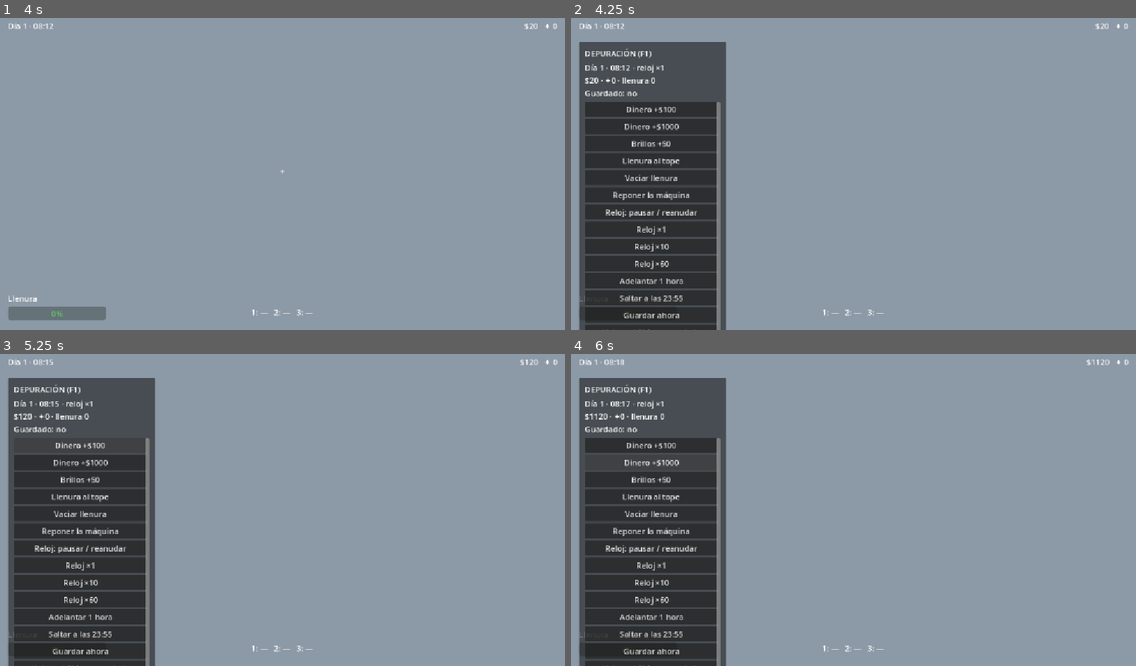
Above: before the commit, frames 1-4 (two rows, left to right).
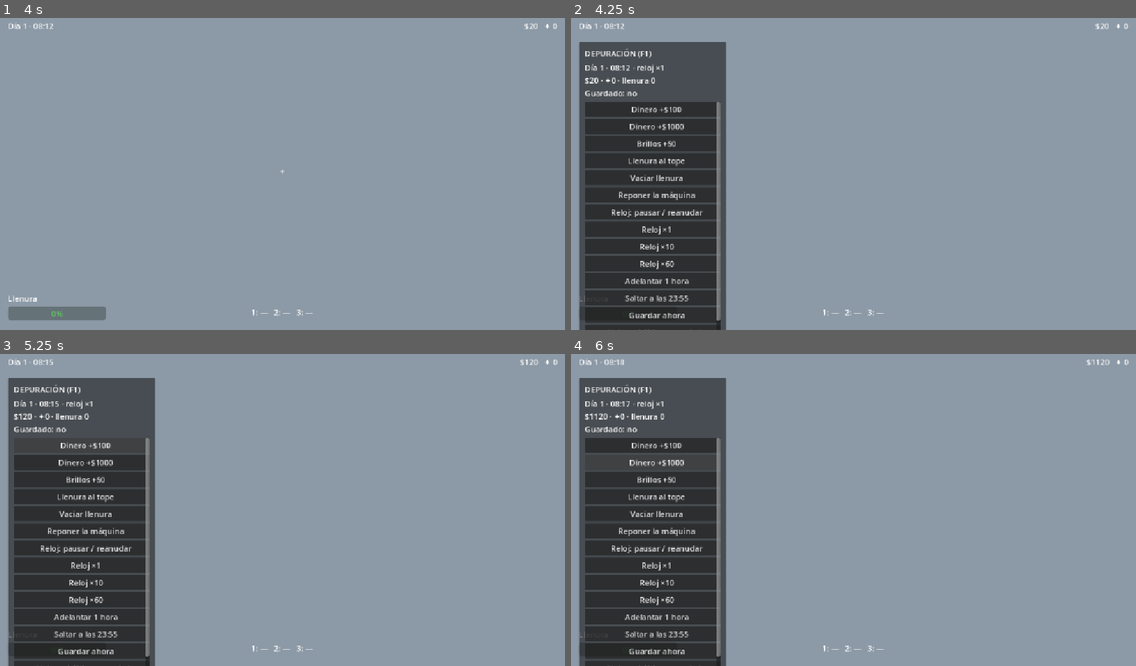
Above: after the commit, the same moments.

Repository: Hykev/game_dev_snacks
Game: Godot game, scene res://scenes/world/test_room.tscn
Two runs of this game, one before a commit and one after it. Both use one fixed random seed, a clock stepped at 60 frames per second and the inputs below.
Inputs (mouse positions are in pixels of both pictures, inside the frame that each line leads up to):
- Up to frame 1 (4 s): tap Enter at 0.5 s; move the mouse to (310, 170) at 0.52 s; hold Space (eat) 0.53-1.28 s; hold W (move_forward) from 0.53 s (still down); tap E (interact) at 0.8, 1.35, 2.3 s; move the mouse to (254, 174) at 1.27 s; tap Space (eat) at 1.55, 3.05 s; move the mouse to (293, 164) at 2.02 s; hold Space (eat) 2.03-2.78 s; move the mouse to (276, 177) at 2.77 s; click (276, 177) at 2.85 s; move the mouse to (322, 174) at 3.52 s; hold E (interact) from 3.53 s (still down)
- Up to frame 2 (4.25 s): keep holding W (move_forward); keep holding E (interact); tap F1 (debug_menu) at 4.15 s
- Up to frame 3 (5.25 s): move the mouse to (113, 460) at 4.27 s; release W (move_forward) at 4.28 s; release E (interact) at 4.28 s; hold A (move_left) 4.28-5 s; tap 1 (slot_1) at 4.35 s; tap Space (eat) at 4.55 s; click "Dinero +$100" at 5 s
- Up to frame 4 (6 s): click "Dinero +$1000" at 5.75 s

Frame 1 is identical in both runs. In frame 2, 1.6% of the frame differs, in the area x 5-27%, y 26-100%; in frame 3, 1.6%; in frame 4, 1.6%.

Commit message:
Caja con límite de 5 y E en la mesa para dejarla; lleno con margen; dormir solo de noche o con la máquina vacía; F1 borra todos los guardados
- Llenura: al tope quedas lleno hasta bajar de 90 (la digestión ya no lo quitaba al instante); aviso al intentar comer lleno
- Mesa: si traes la caja, la 1ª E la deja y la 2ª te sienta; el texto de la E se refresca al usar
- Dormir: desde las 22:00 siempre; antes solo con la máquina vacía (con confirmación)
- F1: «Borrar TODOS los guardados y cerrar» (no vuelve a guardar al salir)

Co-Authored-By: Claude Opus 5.5 <noreply@anthropic.com>

Diff:
--- a/vending-machine-game/autoload/game_state.gd
+++ b/vending-machine-game/autoload/game_state.gd
@@ -24,6 +24,11 @@
 const MAX_TABLE_TAZOS := 8
 # Llenura máxima (GDD 5.4). La subirá la mejora «Estómago Elástico».
 const MAX_FULLNESS := 100.0
+# Al llegar al tope quedas «lleno» (no comes, caminas lento) hasta bajar de
+# este valor. Sin este margen, la digestión bajaba 100 → 99,97 al instante y
+# el jugador dejaba de estar lleno sin ir al baño. TEMPORAL: ajustar con
+# BalanceConfig (con la digestión actual, 100 → 90 tarda 5 h de juego).
+const FULL_RELEASE_FULLNESS := 90.0
 # Digestión pasiva: −1 de llenura cada 30 min de juego (GDD 5.4), lenta a
 # propósito para dejar margen de mejora. La
 # mejorará «Metabolismo de Colibrí».
@@ -35,6 +40,9 @@
 enum BoxLocation { TABLE, INVENTORY, DOOR }
 ## Cómo se marca la caja dentro de un espacio del inventario.
 const SHIPPING_BOX_ITEM := &"shipping_box"
+# Cuántos tazos caben en la caja de envío. Pequeño a propósito: obliga a ir
+# a la puerta seguido. TEMPORAL: lo subirá una rama de mejoras (Stats).
+const SHIPPING_BOX_CAPACITY := 5
 
 ## Resultado de intentar comprar: la UI lo usa para explicar qué pasó.
 enum BuyResult { OK, UNKNOWN_SNACK, LOCKED, SOLD_OUT, NO_MONEY, NO_ROOM }
@@ -71,6 +79,9 @@
 		return _fullness
 
 var _fullness: float = 0.0
+# true desde que la llenura llega al tope hasta que baja de
+# FULL_RELEASE_FULLNESS (por el baño o la digestión).
+var _is_stuffed := false
 
 ## Suerte actual (0.0 = 0 %, 0.5 = 50 %). La calculará Stats con mejoras,
 ## álbumes y bebidas; por ahora siempre es 0.
@@ -131,6 +142,7 @@
 	_shines = 0
 	_day = 1
 	_fullness = 0.0
+	_is_stuffed = false
 	_luck = 0.0
 	_inventory.clear()
 	_inventory.resize(INVENTORY_SLOTS)
@@ -233,6 +245,7 @@
 		"shines": _shines,
 		"day": _day,
 		"fullness": _fullness,
+		"stuffed": _is_stuffed,
 		"inventory": _inventory.duplicate(true),
 		"collection": _collection.keys(),
 		"table_tazos": _table_tazos.duplicate(true),
@@ -256,6 +269,8 @@
 	_shines = int(data.get("shines", 0))
 	_day = int(data.get("day", 1))
 	_fullness = clampf(float(data.get("fullness", 0.0)), 0.0, MAX_FULLNESS)
+	# Partidas viejas no traen "stuffed": se deduce de la llenura.
+	_is_stuffed = bool(data.get("stuffed", _fullness >= MAX_FULLNESS))
 
 	_inventory.clear()
 	for slot: Dictionary in data.get("inventory", []):
@@ -366,13 +381,15 @@
 
 # --- Llenura ---
 
-## GDD 5.4: al llegar al tope ya no se puede comer.
+## GDD 5.4: al llegar al tope ya no se puede comer (hasta vaciarse un poco).
 func can_eat() -> bool:
-	return _fullness < MAX_FULLNESS
-
-
+	return not _is_stuffed
+
+
+## ¿Está «lleno»? (no come y camina a media velocidad). Ver
+## FULL_RELEASE_FULLNESS: no basta con bajar de 100 para dejar de estarlo.
 func is_full() -> bool:
-	return _fullness >= MAX_FULLNESS
+	return _is_stuffed
 
 
 ## Suma llenura (un bocado). Nunca pasa del máximo.
@@ -390,6 +407,12 @@
 	if is_equal_approx(clamped, _fullness):
 		return
 	_fullness = clamped
+	# Primero se actualiza «lleno», para que quien escuche la señal ya lea
+	# el valor nuevo con is_full().
+	if _fullness >= MAX_FULLNESS:
+		_is_stuffed = true
+	elif _fullness < FULL_RELEASE_FULLNESS:
+		_is_stuffed = false
 	EventBus.fullness_changed.emit(_fullness, MAX_FULLNESS)
 
 
@@ -466,6 +489,15 @@
 	return _machine_stock.get(snack_id, 0)
 
 
+## ¿Ya no queda nada en las casillas activas? (DayCycle lo usa: con la
+## máquina vacía se puede dormir antes de la noche).
+func is_machine_empty() -> bool:
+	for snack_id in _unlocked_snacks:
+		if get_stock(snack_id) > 0:
+			return false
+	return true
+
+
 ## Rellena todas las casillas activas. Por ahora se llama al iniciar; después
 ## lo llamará el flujo de "despertar a las 08:00".
 func restock_machine() -> void:
@@ -537,9 +569,13 @@
 	return _box_location
 
 
-## Solo se empaca con la caja junto a la mesa.
+## Solo se empaca con la caja junto a la mesa y con lugar dentro.
 func can_pack() -> bool:
-	return _box_location == BoxLocation.TABLE
+	return _box_location == BoxLocation.TABLE and not is_box_full()
+
+
+func is_box_full() -> bool:
+	return _shipping_box.size() >= SHIPPING_BOX_CAPACITY
 
 
 func get_shipping_box_count() -> int:
--- a/vending-machine-game/autoload/save_manager.gd
+++ b/vending-machine-game/autoload/save_manager.gd
@@ -20,6 +20,9 @@
 ## Ranura en uso (1 a SLOT_COUNT).
 var current_slot := 1
 
+# true tras borrar todo: al cerrar la ventana ya no se guarda.
+var _skip_save_on_close := false
+
 
 func _ready() -> void:
 	# Corre después de GameState y TimeManager (orden de autoloads), así que
@@ -31,7 +34,7 @@
 ## Al cerrar la ventana se guarda (GDD 14: salir a mitad del día guarda el
 ## estado). Godot avisa con esta notificación antes de cerrar.
 func _notification(what: int) -> void:
-	if what == NOTIFICATION_WM_CLOSE_REQUEST:
+	if what == NOTIFICATION_WM_CLOSE_REQUEST and not _skip_save_on_close:
 		save_game()
 
 
@@ -107,6 +110,17 @@
 	get_tree().reload_current_scene()
 
 
+## Depuración: borra los archivos de TODAS las ranuras y cierra el juego sin
+## guardar. Al abrirlo de nuevo empieza de cero (sin tener que buscar los
+## archivos en %APPDATA%). Se cierra porque, si siguiera abierto, al salir
+## se volvería a guardar la partida en curso.
+func delete_all_saves_and_quit() -> void:
+	for slot in range(1, SLOT_COUNT + 1):
+		delete_save(slot)
+	_skip_save_on_close = true
+	get_tree().quit()
+
+
 ## Vuelve a cargar la partida guardada y recarga la escena (depuración: "volver
 ## al último guardado" para repetir una prueba).
 func reload_saved_game() -> void:
--- a/vending-machine-game/scenes/eating/eating_station.gd
+++ b/vending-machine-game/scenes/eating/eating_station.gd
@@ -60,6 +60,8 @@
 
 func _ready() -> void:
 	_seat_interactable.interacted.connect(_on_seat_interacted)
+	EventBus.shipping_changed.connect(_refresh_seat_prompt)
+	_refresh_seat_prompt()
 	EventBus.player_mode_changed.connect(_on_player_mode_changed)
 	_table_surface.body_entered.connect(_on_table_surface_body_changed.bind(true))
 	_table_surface.body_exited.connect(_on_table_surface_body_changed.bind(false))
@@ -121,8 +123,21 @@
 		body.queue_free()
 
 
+## Si el jugador trae la caja de envío, la primera E la deja junto a la
+## mesa; la siguiente ya lo sienta. Así no hay que sentarse para devolverla.
 func _on_seat_interacted(_by: Node) -> void:
+	if GameState.get_box_location() == GameState.BoxLocation.INVENTORY:
+		GameState.put_box_on_table()
+		return
 	EventBus.table_sit_requested.emit(_view_camera, _stand_point)
+
+
+# El texto de la E cambia según si el jugador trae la caja.
+func _refresh_seat_prompt() -> void:
+	if GameState.get_box_location() == GameState.BoxLocation.INVENTORY:
+		_seat_interactable.prompt_text = tr("Dejar caja")
+	else:
+		_seat_interactable.prompt_text = tr("Sentarse")
 
 
 func _on_player_mode_changed(mode: int) -> void:
@@ -325,6 +340,7 @@
 		return
 	# GDD 5.4: con la llenura al tope no se puede comer; hay que ir al baño.
 	if not GameState.can_eat():
+		EventBus.notification_requested.emit(tr("Ya no me cabe ni un chisme. Necesito ir al baño."))
 		return
 	GameState.add_fullness(body.snack.fullness_per_bite)
 	var finished := body.take_bite()
--- a/vending-machine-game/scenes/player/player.gd
+++ b/vending-machine-game/scenes/player/player.gd
@@ -119,8 +119,9 @@
 	_sleepy_speed_multiplier = SLEEPY_SPEED_MULTIPLIER if is_sleepy else 1.0
 
 
-func _on_fullness_changed(current: float, maximum: float) -> void:
-	_fullness_speed_multiplier = FULL_SPEED_MULTIPLIER if current >= maximum else 1.0
+## «Lleno» lo decide GameState (tiene margen: no basta con bajar de 100).
+func _on_fullness_changed(_current: float, _maximum: float) -> void:
+	_fullness_speed_multiplier = FULL_SPEED_MULTIPLIER if GameState.is_full() else 1.0
 
 
 ## El baño terminó solo: el jugador se levanta (si seguía sentado).
@@ -229,6 +230,12 @@
 	if event.is_action_pressed("interact"):
 		if _current_interactable != null:
 			_current_interactable.interact(self)
+			# Usarlo pudo cambiar su texto («Dejar caja» → «Sentarse», la
+			# puerta ya sin dinero): se vuelve a mostrar sin esperar a que el
+			# jugador mire a otro lado. Solo si sigue caminando (sentarse ya
+			# oculta el texto).
+			if _mode == Mode.WALK and is_instance_valid(_current_interactable):
+				EventBus.interaction_prompt_changed.emit(_current_interactable.prompt_text)
 
 	# TEMPORAL hasta que exista el menú de pausa: Esc (acción integrada
 	# "ui_cancel") suelta el ratón, y un clic lo vuelve a capturar.
--- a/vending-machine-game/scenes/ui/debug/debug_menu.gd
+++ b/vending-machine-game/scenes/ui/debug/debug_menu.gd
@@ -63,6 +63,7 @@
 		["Guardar ahora", func() -> void: SaveManager.save_game()],
 		["Volver al último guardado", func() -> void: SaveManager.reload_saved_game()],
 		["Nueva partida (borra el guardado)", func() -> void: SaveManager.new_game()],
+		["Borrar TODOS los guardados y cerrar", func() -> void: SaveManager.delete_all_saves_and_quit()],
 	]
 	for tool: Array in tools:
 		var button := Button.new()
--- a/vending-machine-game/scenes/ui/hud/hud.gd
+++ b/vending-machine-game/scenes/ui/hud/hud.gd
@@ -63,7 +63,7 @@
 func _refresh_shipping() -> void:
 	var parts: PackedStringArray = []
 	if GameState.get_shipping_box_count() > 0:
-		parts.append(tr("Caja: %d ($%d)") % [GameState.get_shipping_box_count(), GameState.get_shipping_box_total()])
+		parts.append(tr("Caja: %d/%d ($%d)") % [GameState.get_shipping_box_count(), GameState.SHIPPING_BOX_CAPACITY, GameState.get_shipping_box_total()])
 	if GameState.get_door_money() > 0:
 		parts.append(tr("Dinero en la puerta: $%d") % GameState.get_door_money())
 	_shipping_label.text = "\n".join(parts)
@@ -101,13 +101,14 @@
 	_clock_label.text = tr("Día %d · %s") % [GameState.day, TimeManager.get_clock_text()]
 
 
-## Barra de llenura: verde, naranja desde 80 y roja al tope.
+## Barra de llenura: verde, naranja desde 80 y roja mientras esté «lleno»
+## (desde el tope hasta vaciarse un poco; lo decide GameState).
 ## (El gruñido del estómago llegará con el AudioManager.)
 func _on_fullness_changed(current: float, maximum: float) -> void:
 	_fullness_bar.max_value = maximum
 	_fullness_bar.value = current
 	var color := FULLNESS_COLOR_OK
-	if current >= maximum:
+	if GameState.is_full():
 		color = FULLNESS_COLOR_FULL
 	elif current >= FULLNESS_WARNING:
 		color = FULLNESS_COLOR_WARNING
--- a/vending-machine-game/scenes/ui/tazo_card/tazo_card.gd
+++ b/vending-machine-game/scenes/ui/tazo_card/tazo_card.gd
@@ -78,11 +78,14 @@
 	_collect_button.disabled = not can_collect
 
 	# Empacar = mandarlo a la caja de envío. Solo si la caja está junto a
-	# la mesa; si no, el botón queda en gris y se explica por qué.
+	# la mesa y tiene lugar; si no, el botón queda en gris y se explica por qué.
 	_pack_button.text = tr("Empacar ($%d)") % GameState.get_table_tazo_sale_price(index)
 	_pack_button.disabled = not GameState.can_pack()
-	if not GameState.can_pack():
+	if GameState.get_box_location() != GameState.BoxLocation.TABLE:
 		_status_label.text += "\n" + tr("La caja de envío no está junto a la mesa")
+	elif GameState.is_box_full():
+		_status_label.text += "\n" + tr("La caja de envío está llena (%d/%d): llévala a la puerta") % [
+			GameState.get_shipping_box_count(), GameState.SHIPPING_BOX_CAPACITY]
 	_recycle_button.text = tr("Reciclar (✦%d)") % Economy.get_recycle_shines(tazo)
 	_root.show()
 
--- a/vending-machine-game/scenes/world/day_cycle.gd
+++ b/vending-machine-game/scenes/world/day_cycle.gd
@@ -5,14 +5,18 @@
 ## Existe porque nadie más debe decidirlo: TimeManager solo lleva el reloj
 ## y avisa, GameState guarda el estado pero no toca la UI, y la cama solo
 ## pide dormir. Este nodo escucha esas señales y decide el orden:
-##   1. ¿Es temprano? Pedir confirmación.
-##   2. Detener el reloj; si fue desmayo, cobrar la multa.
-##   3. Cerrar el día (GameState) y anunciar el resumen.
-##   4. Al cerrar el resumen: día siguiente y reloj a las 08:00.
-##   5. Autoguardar.
+##   1. ¿Se puede dormir? De noche siempre; antes, solo con la máquina vacía
+##      (para que nadie duerma días enteros seguidos y pierda de golpe).
+##   2. ¿Es temprano? Pedir confirmación.
+##   3. Detener el reloj; si fue desmayo, cobrar la multa.
+##   4. Cerrar el día (GameState) y anunciar el resumen.
+##   5. Al cerrar el resumen: día siguiente y reloj a las 08:00.
+##   6. Autoguardar.
 
-## Antes de esta hora, dormir pide confirmación (GDD 9: cama).
-const CONFIRM_BEFORE_MINUTE := 22 * 60
+## Desde esta hora es «de noche»: se puede dormir aunque la máquina tenga
+## snacks. Antes, solo con la máquina vacía y pidiendo confirmación
+## (GDD 9: cama).
+const NIGHT_START_MINUTE := 22 * 60
 
 ## Dónde despierta el jugador cada mañana (junto a la cama), también
 ## después de desmayarse.
@@ -27,10 +31,19 @@
 
 
 func _on_sleep_requested() -> void:
-	if TimeManager.get_whole_minute() < CONFIRM_BEFORE_MINUTE:
+	if TimeManager.get_whole_minute() >= NIGHT_START_MINUTE:
+		_end_day(false)
+	elif GameState.is_machine_empty():
+		# Ya se acabó lo del día: puede dormir temprano, pero se confirma por
+		# si aún quería comer, vender o ir al baño.
 		EventBus.sleep_confirmation_requested.emit(TimeManager.get_clock_text())
 	else:
-		_end_day(false)
+		EventBus.notification_requested.emit(
+			tr("Aún no tengo sueño: la máquina todavía tiene snacks (o espera a las %s)") % _format_minute(NIGHT_START_MINUTE))
+
+
+func _format_minute(minute: int) -> String:
+	return "%02d:%02d" % [floori(minute / 60.0), minute % 60]
 
 
 func _on_sleep_confirmation_answered(accepted: bool) -> void:
--- a/vending-machine-game/scenes/world/interactables/shipping_box.gd
+++ b/vending-machine-game/scenes/world/interactables/shipping_box.gd
@@ -30,7 +30,7 @@
 		GameState.BoxLocation.INVENTORY:
 			_place(null)
 	var count := GameState.get_shipping_box_count()
-	_label.text = tr("Caja de envío (%d)") % count
+	_label.text = tr("Caja de envío (%d/%d)") % [count, GameState.SHIPPING_BOX_CAPACITY]
 	_interactable.prompt_text = tr("Recoger caja (%d)") % count
 
 
Not shown, changed: docs/GDD.md
